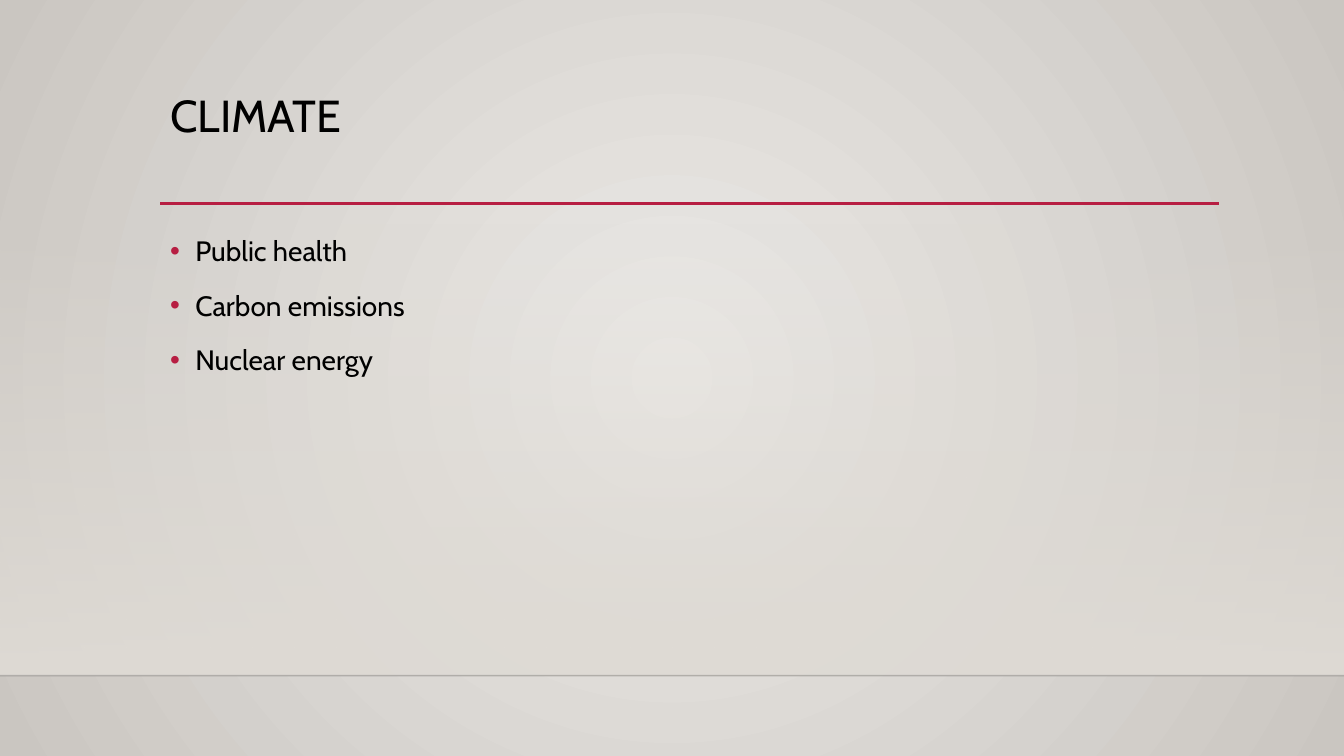
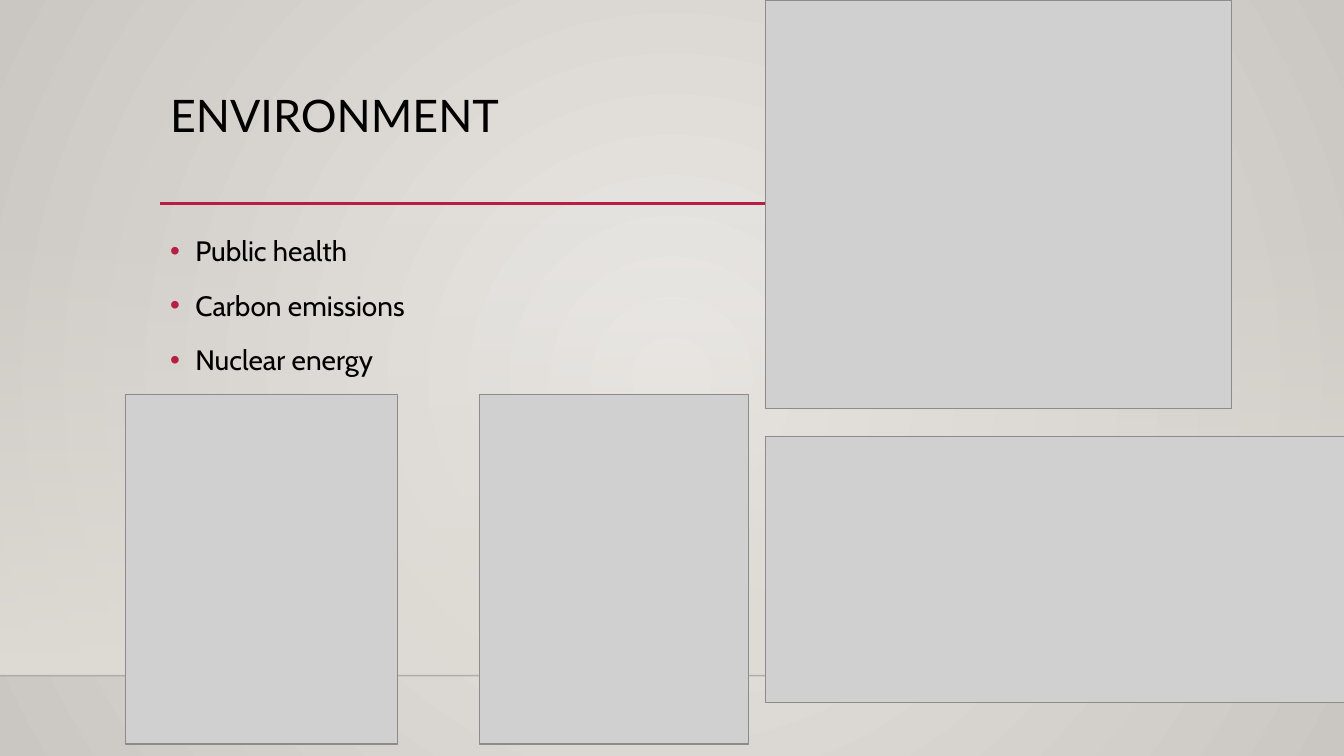
Before and after one commit to odellus/thinktank, a slide deck: slide 4 of MyThinkTank.pptx. Drawn at 1344x756 pixels with LibreOffice and Linux fonts; fonts in the diff are those of the drawing; grey boxes stand for pictures; background and template pictures are left out. Boxes give left, top, right and bottom in pixels: in the first picture for what was removed or moved away, otherwise in the second. Text is boxed around its words. In the diff, an @@ line names an element or a change of style, - is before the commit and + after.

```diff
--- a/MyThinkTank.pptx
+++ b/MyThinkTank.pptx
@@ picture added at <box>766,0,1232,408</box> @@
@@ title at <box>170,99,499,133</box>: text changed; font Cabin to Lato @@
-CLIMATE
+ENVIRONMENT
@@ picture added at <box>125,395,397,745</box> @@
@@ picture added at <box>480,395,749,745</box> @@
@@ picture added at <box>766,437,1344,703</box> @@
```
Also in this commit, not shown: 4 other slides changed, 2 slides added.
